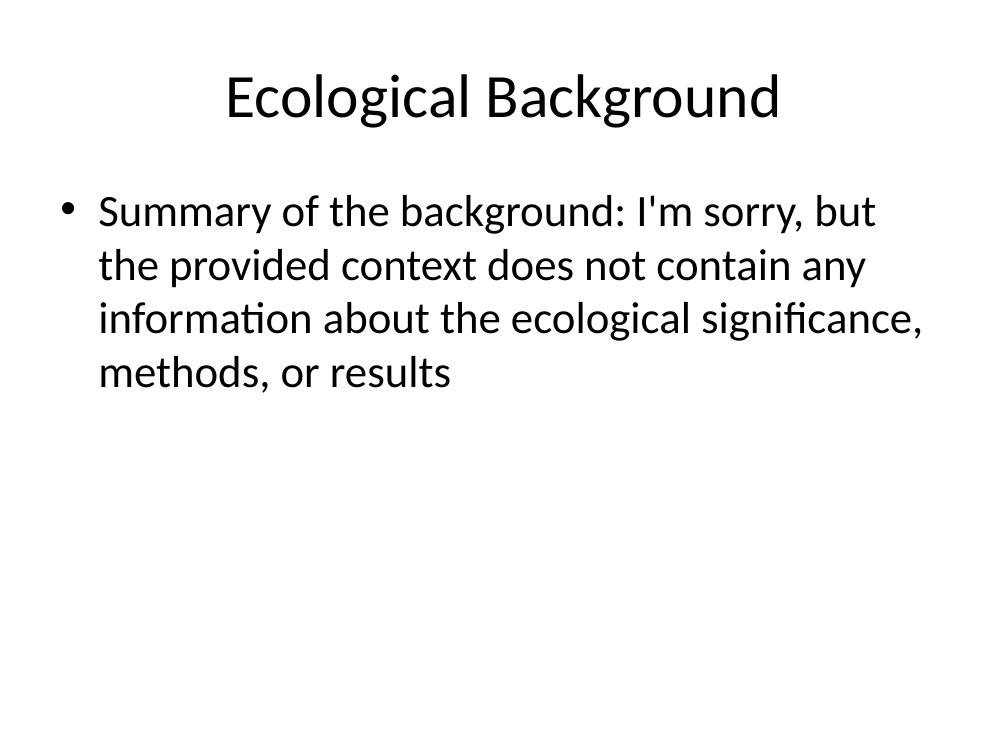
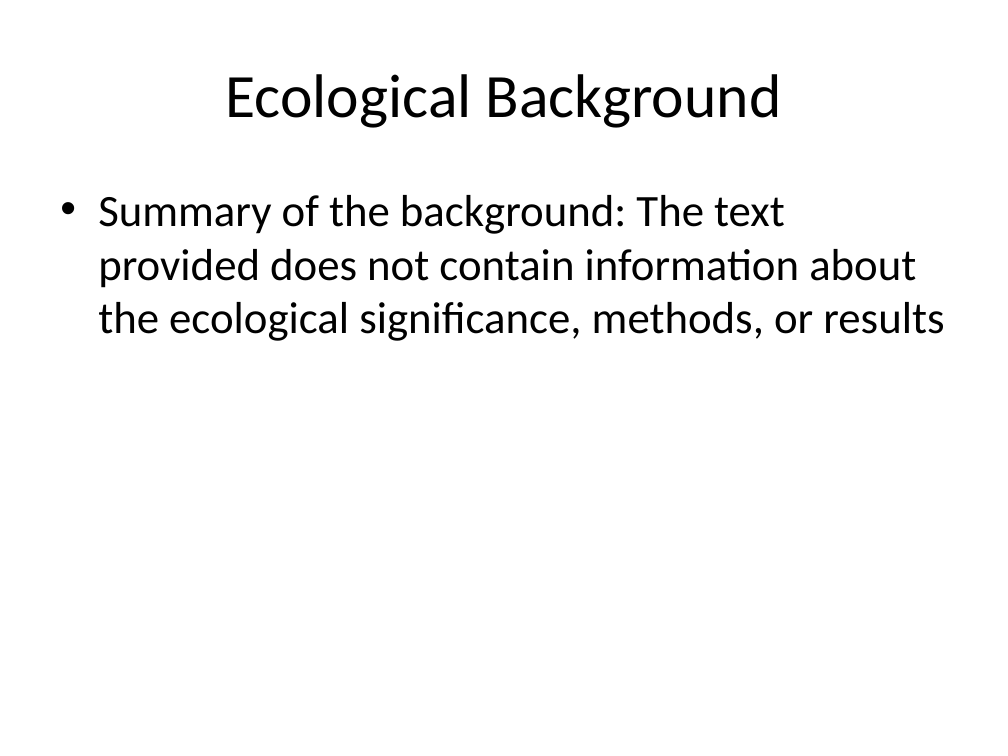
Before and after one commit to knowhrishi/AutoDeckAI-EchoHack, a slide deck: slide 2 of generated_presentation.pptx. Drawn at 1008x756 pixels with LibreOffice and Linux fonts; fonts in the diff are those of the drawing. Boxes give left, top, right and bottom in pixels: in the first picture for what was removed or moved away, otherwise in the second. Text is boxed around its words. In the diff, an @@ line names an element or a change of style, - is before the commit and + after.

```diff
--- a/generated_presentation.pptx
+++ b/generated_presentation.pptx
@@ text at box(98, 195, 944, 341): text changed @@
-• Summary of the background: I'm sorry, but the provided context does not contain any information about the ecological significance, methods, or results
+• Summary of the background: The text provided does not contain information about the ecological significance, methods, or results
```
Also in this commit, not shown: 2 other slides changed, 2 other files.
